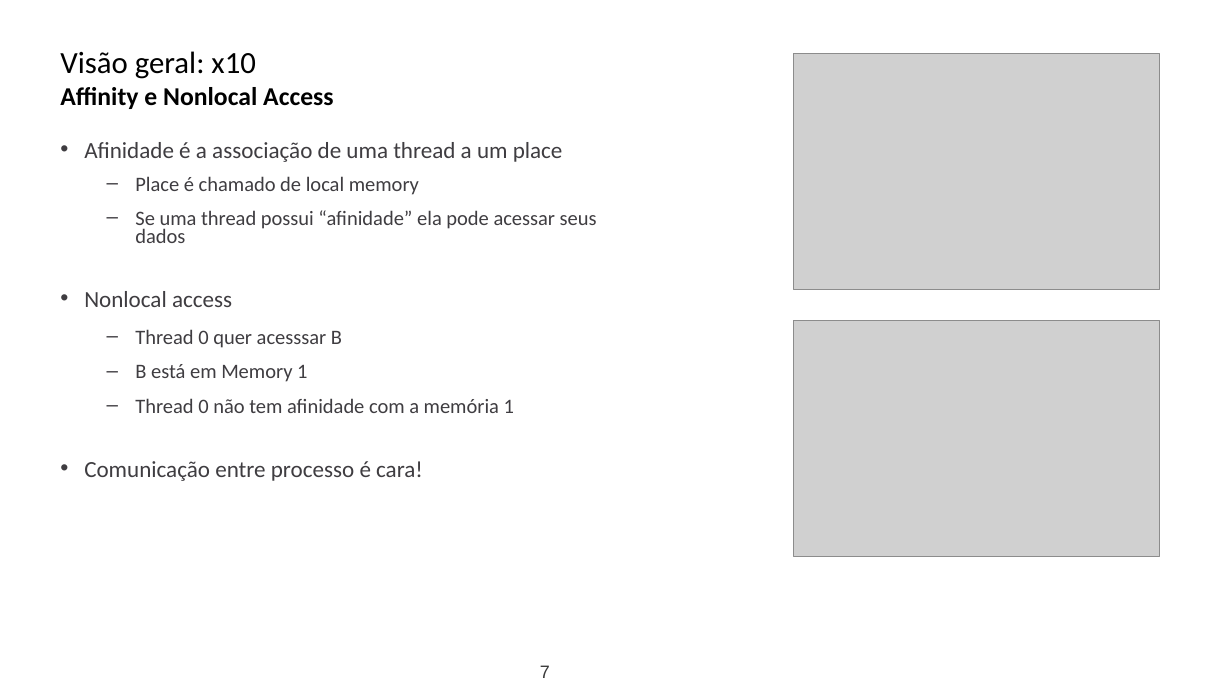
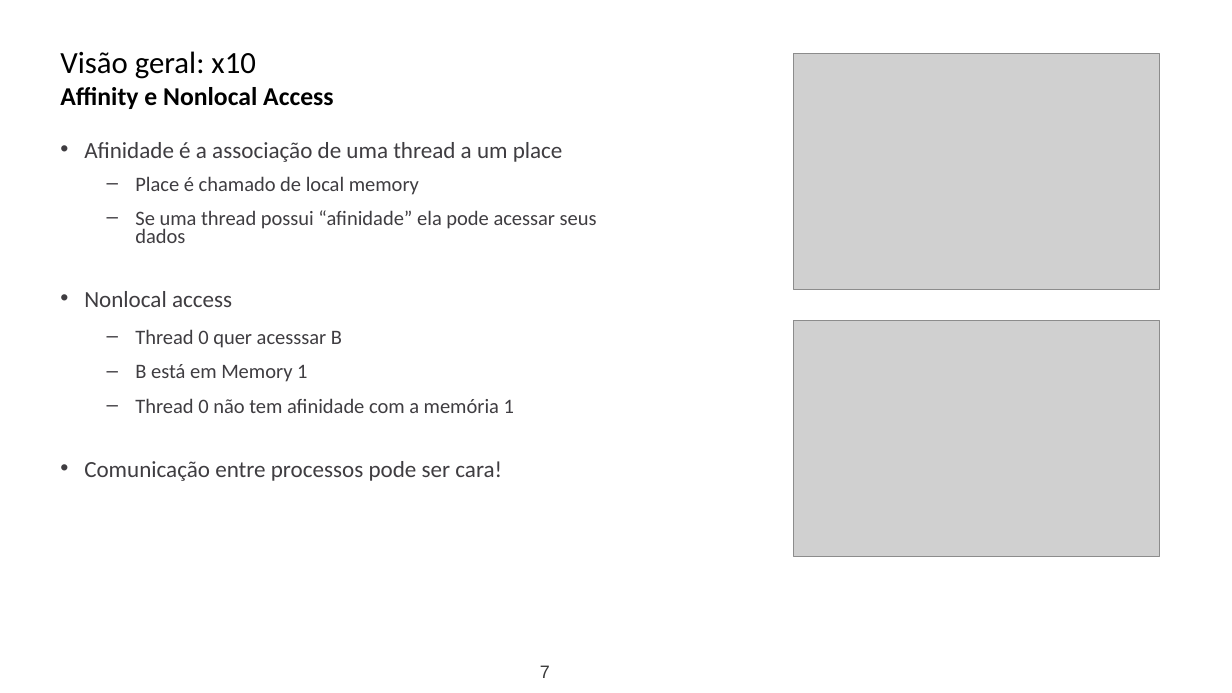
Before and after one commit to lquatrin/inf2591, a slide deck: slide 7 of x10.pptx. Drawn at 1232x693 pixels with LibreOffice and Linux fonts; fonts in the diff are those of the drawing; grey boxes stand for pictures. Boxes give left, top, right and bottom in pixels: in the first picture for what was removed or moved away, otherwise in the second. Text is boxed around its words. In the diff, an @@ line names an element or a change of style, - is before the commit and + after.

```diff
--- a/x10.pptx
+++ b/x10.pptx
@@ text at (84,461,502,481): text changed @@
-• Comunicação entre processo é cara!
+• Comunicação entre processos pode ser cara!
```
Also in this commit, not shown: 12 other slides changed, 8 slides added, 3 slides removed, 1 other file.
